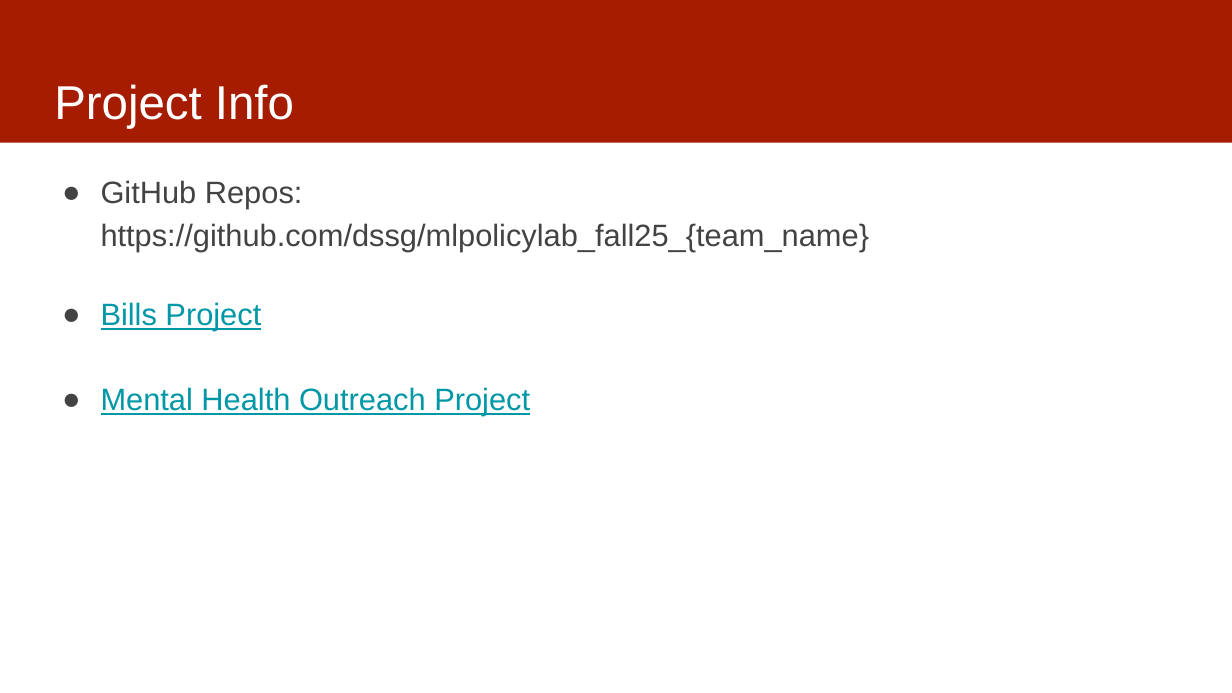
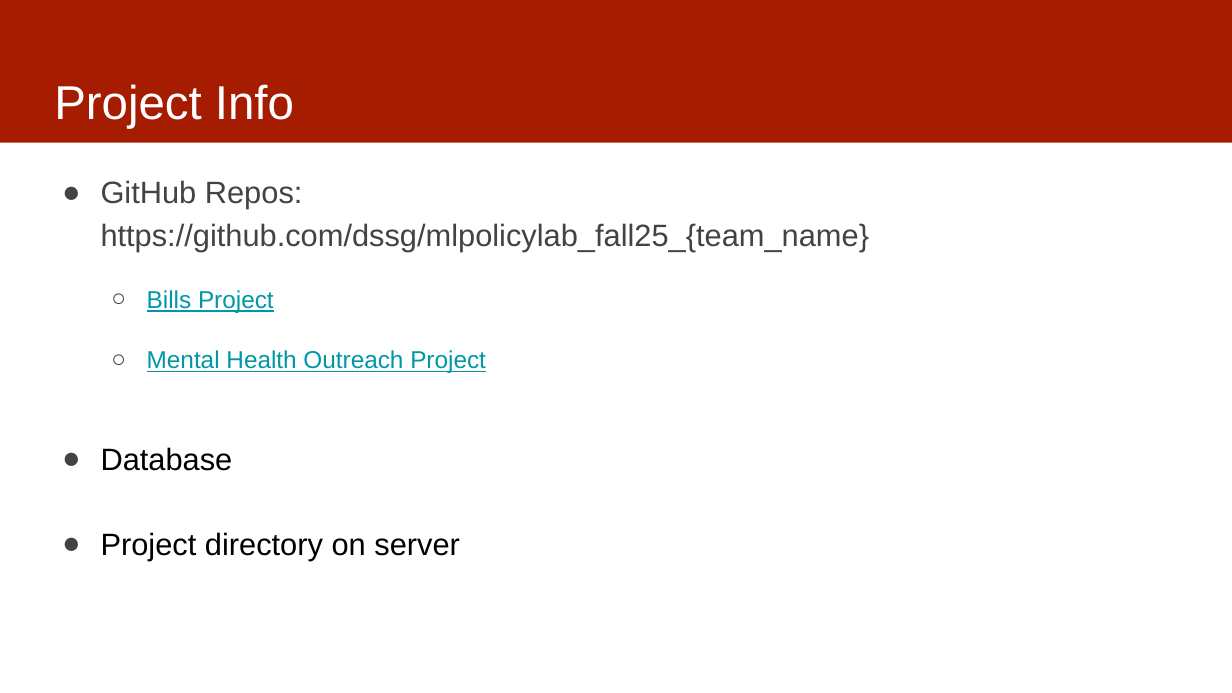
Before and after one commit to dssg/mlforpublicpolicylab, a slide deck: slide 3 of Lectures/03-casestudies.pptx. Drawn at 1232x693 pixels with LibreOffice and Linux fonts; fonts in the diff are those of the drawing. Boxes give left, top, right and bottom in pixels: in the first picture for what was removed or moved away, otherwise in the second. Text is boxed around its words. In the diff, an @@ line names an element or a change of style, - is before the commit and + after.

Commit message:
updated

```diff
--- a/Lectures/03-casestudies.pptx
+++ b/Lectures/03-casestudies.pptx
@@ text at <box>147,290,486,373</box>: size 24 to 19 pt in "Bills Project", "Mental Health Outreach Project"; bullet ● to ○; list level 1 to 2 in "Bills Project"; list level 1 to 2 in "Mental Health Outreach Project" @@
@@ text at <box>101,447,460,561</box>: paragraphs added @@
+● Database
+● Project directory on server
```
